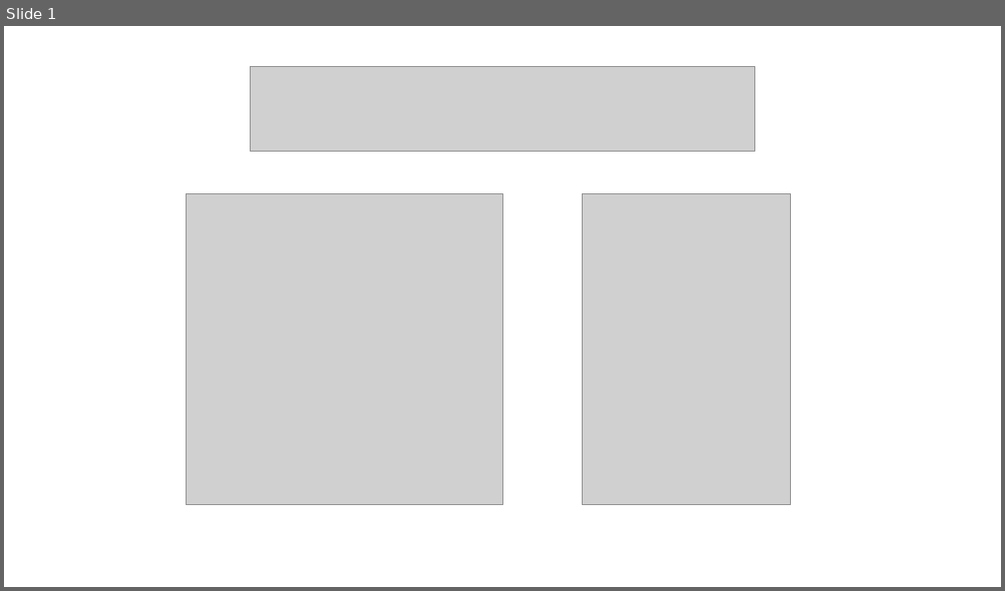
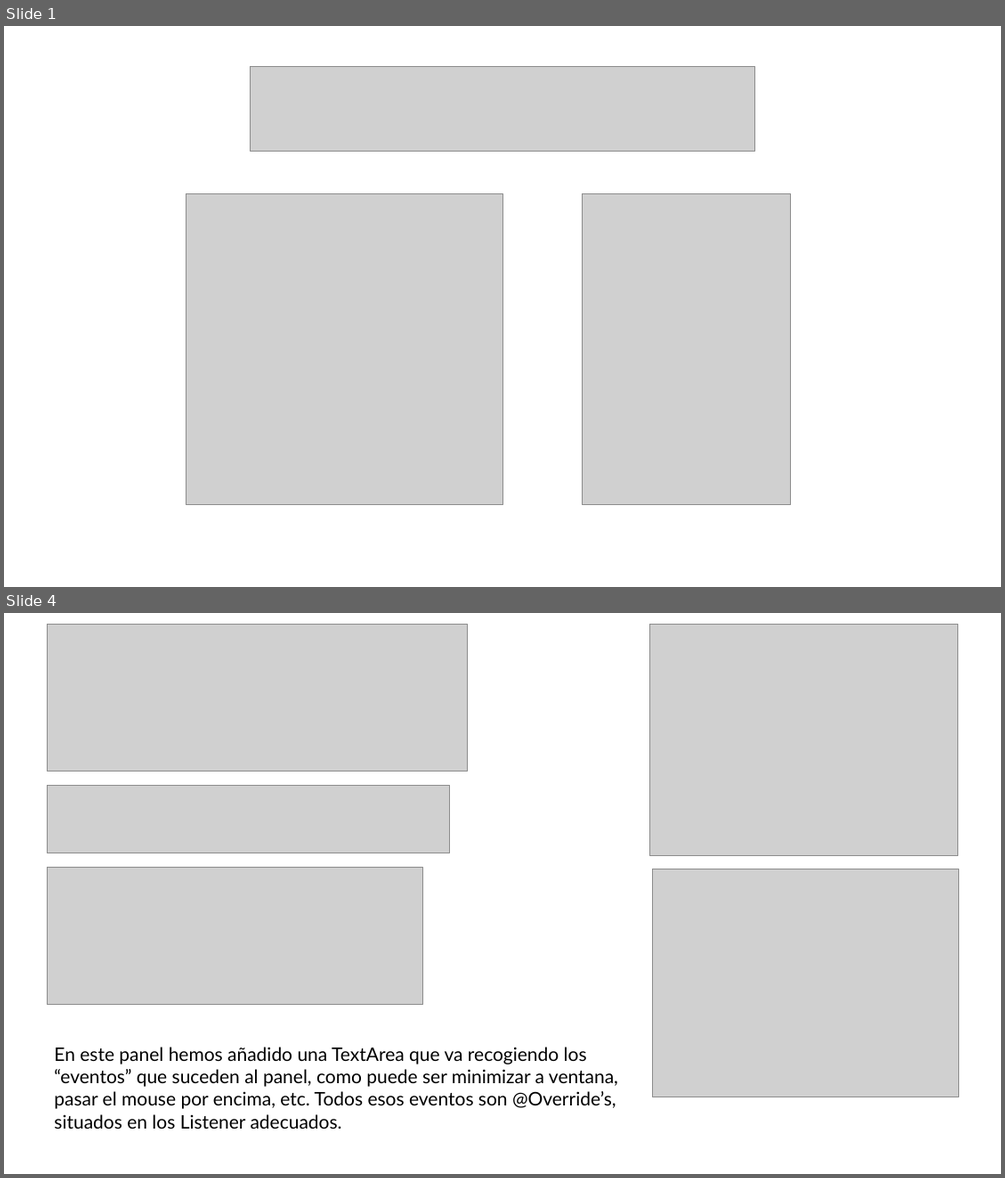
Before and after one commit to AchillesD9-Alex/-2024-Java-Angular-Bootcamp, a slide deck: [JAVA]/C4/TA20/ta20.pptx. Shown one above the other, each under a label of ours: slide 1 before the commit, slides 1 and 4 after it; the slides between them are not shown. The pictures are 1005x591 and 1005x1178 pixels, drawn with LibreOffice and Linux fonts; fonts in the diff are those of the drawing; grey boxes stand for pictures. Boxes give left, top, right and bottom in pixels: in the first picture for what was removed or moved away, otherwise in the second. Text is boxed around its words. In the diff, an @@ line names an element or a change of style, - is before the commit and + after.

```diff
--- a/[JAVA]/C4/TA20/ta20.pptx
+++ b/[JAVA]/C4/TA20/ta20.pptx
@@ slide 4 added at bbox=[4, 613, 1001, 1174], background #FFFFFF @@
@@ picture added at bbox=[47, 624, 468, 771] @@
@@ picture added at bbox=[649, 624, 958, 855] @@
@@ picture added at bbox=[47, 786, 449, 853] @@
@@ picture added at bbox=[47, 867, 423, 1004] @@
@@ picture added at bbox=[652, 868, 959, 1097] @@
@@ text added at bbox=[54, 1046, 618, 1128], 18 pt, text #000000 @@
+En este panel hemos añadido una TextArea que va recogiendo los “eventos” que suceden al panel, como puede ser minimizar a ventana, pasar el mouse por encima, etc. Todos esos eventos son @Override’s, situados en los Listener adecuados.
```
Also in this commit, not shown: 3 other slides added, 1 slide removed, 5 other files.
